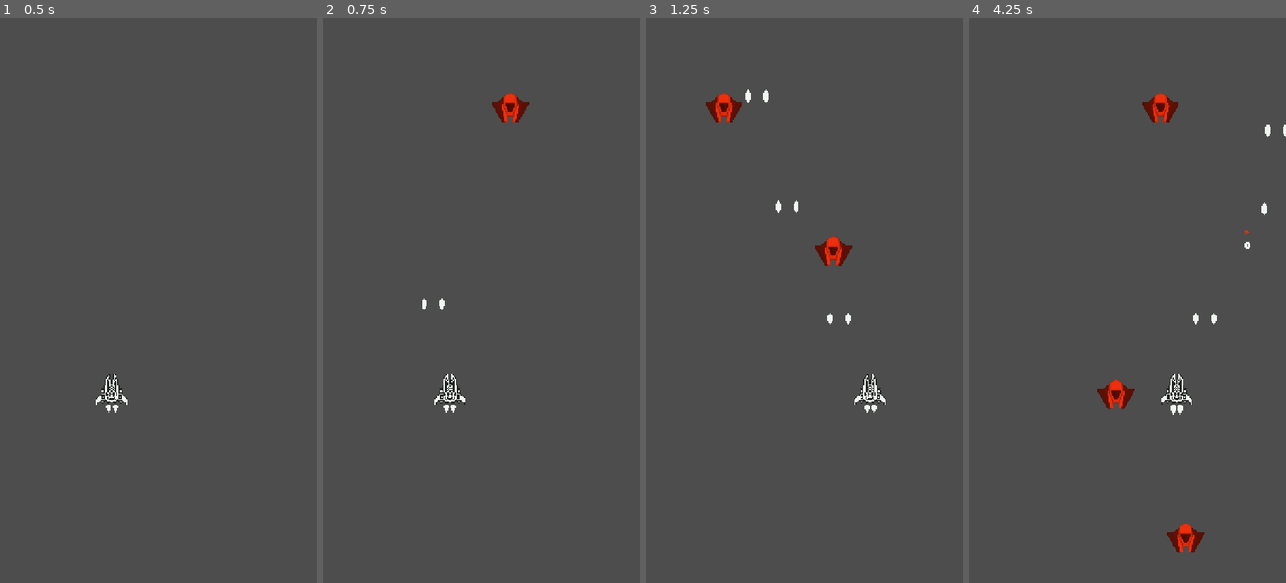
Above: before the commit, frames 1-4 (left to right).
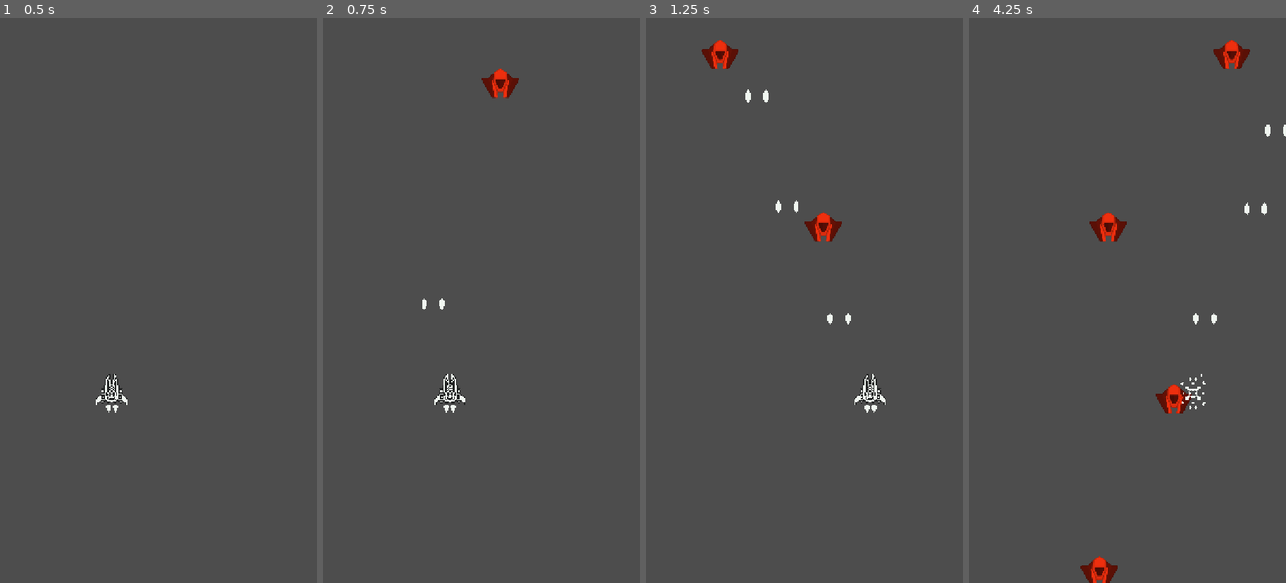
Above: after the commit, the same moments.

Repository: rnakkas/GodotSandbox
Game: Godot game, scene res://ShmupSandbox/Main/Scenes/main.tscn
Same seed, same stepped clock (60 frames per second), same inputs: the game is played once before the commit and once after it.
Inputs (mouse positions are in pixels of both pictures, inside the frame that each line leads up to):
- Up to frame 1 (0.5 s): no input
- Up to frame 2 (0.75 s): tap Enter at 0.5 s; move the mouse to (551, 272) at 0.52 s; press the mouse at (551, 272) at 0.53 s; hold D (move_right) from 0.53 s (still down)
- Up to frame 3 (1.25 s): keep holding D (move_right)
- Up to frame 4 (4.25 s): move the mouse to (1064, 328) at 1.27 s; release D (move_right) at 1.28 s; release the mouse at (1064, 328) at 1.28 s; hold S (move_down) 1.28-2.03 s; click (1064, 328) at 1.35 s; move the mouse to (1159, 176) at 2.02 s; press the mouse at (1159, 176) at 2.03 s; hold D (move_right) 2.03-2.78 s; move the mouse to (1111, 413) at 2.77 s; release the mouse at (1111, 413) at 2.78 s; hold W (move_up) 2.78-3.53 s; click (1111, 413) at 2.85 s; move the mouse to (1222, 385) at 3.52 s; press the mouse at (1222, 385) at 3.53 s; hold A (move_left) from 3.53 s (still down)

Frame 1 is identical in both runs. In frame 2, 0.7% of the frame differs, in the area x 50-66%, y 8-19%; in frame 3, 1.5%; in frame 4, 2.8%, in the area x 35-89%, y 3-100%.

Commit message:
debugging enemy spawner

Diff:
--- a/ShmupSandbox/Main/Scenes/enemy_spawner.tscn
+++ b/ShmupSandbox/Main/Scenes/enemy_spawner.tscn
@@ -7,7 +7,7 @@
 sp_tolerance = 20.0
 
 [node name="enemy_spawn_timer" type="Timer" parent="."]
-wait_time = 0.5
+wait_time = 0.6
 autostart = true
 
 [connection signal="timeout" from="enemy_spawn_timer" to="." method="_on_enemy_spawn_timer_timeout"]
--- a/ShmupSandbox/Main/Scripts/enemy_spawner.gd
+++ b/ShmupSandbox/Main/Scripts/enemy_spawner.gd
@@ -1,7 +1,7 @@
 class_name enemy_spawner extends Node2D
 
 @export var enemy_scenes : Array[PackedScene] = []
-@export var sp_tolerance : float = 32
+@export var sp_tolerance : float = 128
 
 ## Timer
 @onready var spawn_timer : Timer = $enemy_spawn_timer
@@ -11,30 +11,13 @@
 
 var sp_y : float = 50.0
 var prev_sp : float
+var prev_sp_list : Array[float] = []
 
 var viewport_size : Vector2
 
 func _ready() -> void:
 	viewport_size = get_viewport_rect().size
-
-func _get_spawn_point() -> Vector2:
-	var sp_x : float = randf_range(0, viewport_size.x)
-	prev_sp = sp_x
-
-	## When new sp is on the right of previous sp
-	if sp_x <= prev_sp + sp_tolerance:
-		sp_x = sp_x + sp_tolerance
-		## Stay within screen bounds
-		if sp_x >= viewport_size.x:
-			sp_x = viewport_size.x - sp_tolerance
-	## When new sp is on left of previous sp
-	elif sp_x >= prev_sp - sp_tolerance:
-		sp_x = sp_x - sp_tolerance
-		## Stay within screen bounds
-		if sp_x <= 0:
-			sp_x = sp_tolerance
-
-	return Vector2(sp_x, sp_y)
+	prev_sp_list.resize(5)
 
 func spawn_enemy() -> void:
 	var enemy : Area2D = enemy_scenes.pick_random().instantiate()
@@ -43,6 +26,56 @@
 
 	add_enemy_to_game.emit(enemy)
 
+func _get_spawn_point() -> Vector2:
+	var too_close = true
+	var sp_x : float
+
+	while too_close:
+		sp_x = randf_range(0 + sp_tolerance, viewport_size.x - sp_tolerance)
+		too_close = false
+
+		for i:int in range(min(5, prev_sp_list.size())):
+			if abs(sp_x - prev_sp_list[i]) <= sp_tolerance:
+				too_close = true
+				break
+
+	prev_sp_list.append(sp_x)
+	if prev_sp_list.size() > 5:
+		prev_sp_list.remove_at(0)
+
+
+	#print(prev_sp_list.size())
+	#print(prev_sp_list)
+	#
+	#for i:int in range(prev_sp_list.size() - 1):
+		#if abs(sp_x - prev_sp_list[i]) <= sp_tolerance:
+			#sp_x = randf_range(0 + sp_tolerance, viewport_size.x - sp_tolerance)
+			#_populate_prev_sp_list(sp_x)
+			#break
+
+
+	#prev_sp = sp_x
+	#
+	### When new sp is on the right of previous sp
+	#if sp_x <= prev_sp + sp_tolerance:
+		#sp_x = sp_x + sp_tolerance
+		### Stay within screen bounds
+		#if sp_x >= viewport_size.x:
+			#sp_x = viewport_size.x - sp_tolerance
+	### When new sp is on left of previous sp
+	#elif sp_x >= prev_sp - sp_tolerance:
+		#sp_x = sp_x - sp_tolerance
+		### Stay within screen bounds
+		#if sp_x <= 0:
+			#sp_x = sp_tolerance
+
+	return Vector2(sp_x, sp_y)
+
+func _populate_prev_sp_list(sp_x : float) -> void:
+	if prev_sp_list.size() >= 3:
+		prev_sp_list.pop_front()
+	prev_sp_list.append(sp_x)
+
 ## Spawn enemies on timeout
 func _on_enemy_spawn_timer_timeout() -> void:
 	spawn_enemy()
